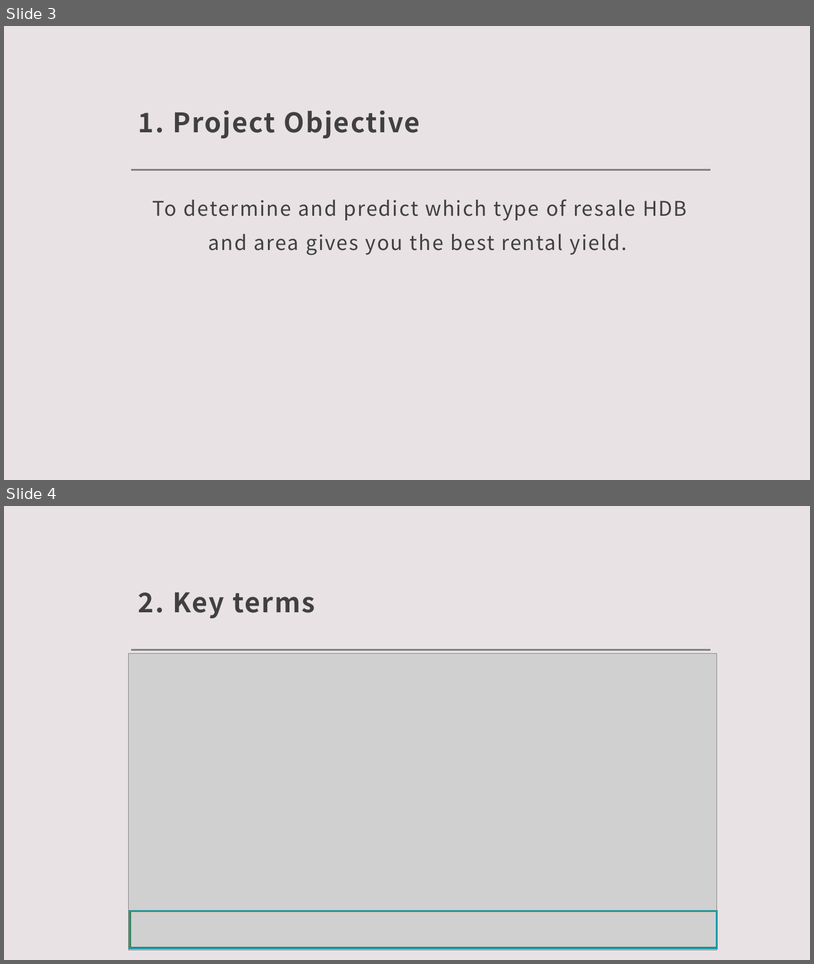
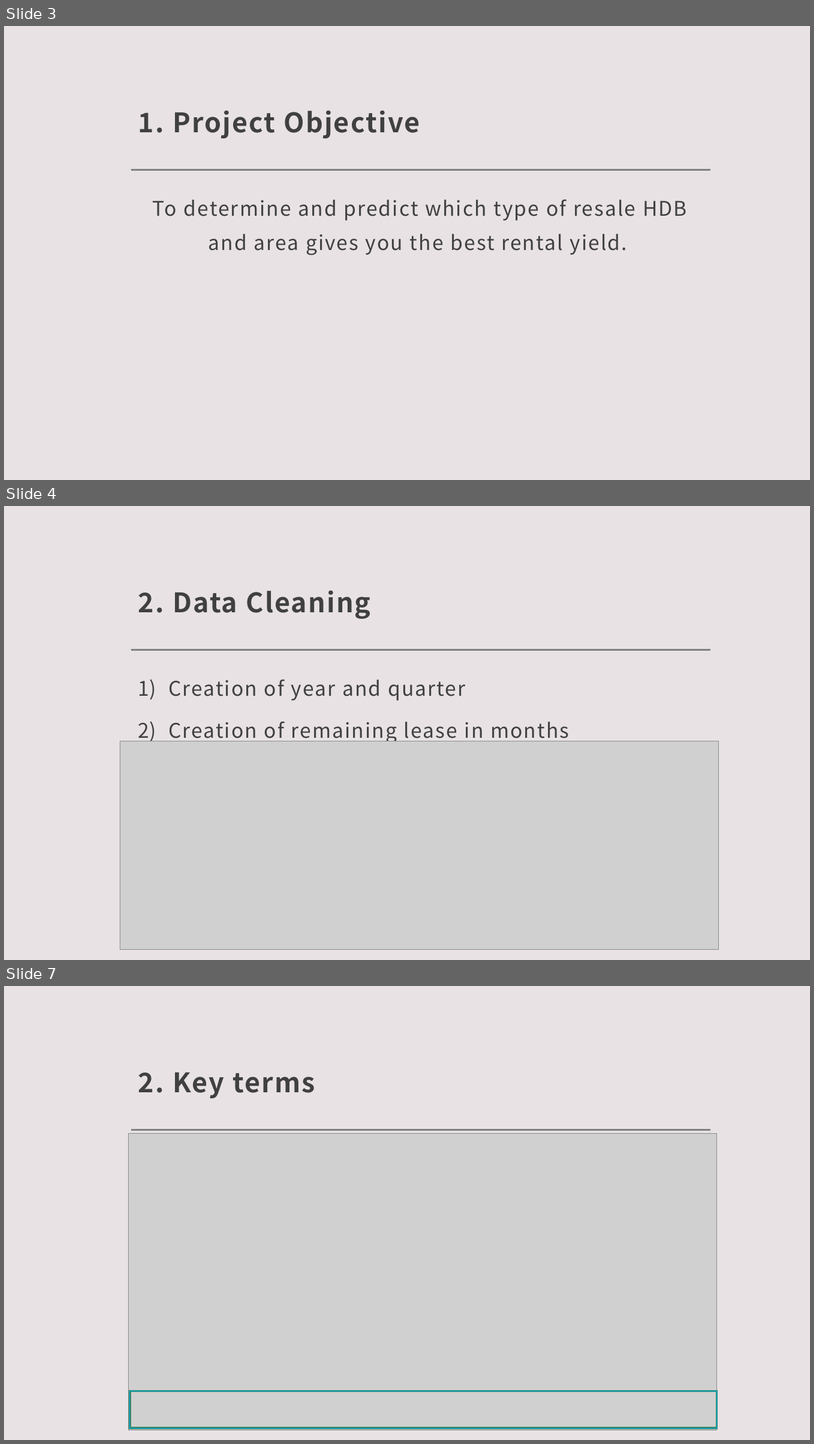
Before and after one commit to CasperPeh/HDB_Lifetime_Yield, a slide deck: Final Project presentation - Casper Peh.pptx. Shown one above the other, each under a label of ours: slides 3 and 4 before the commit, slides 3, 4 and 7 after it; the slides between them are not shown. The pictures are 814x964 and 814x1444 pixels, drawn with LibreOffice and Linux fonts; fonts in the diff are those of the drawing; grey boxes stand for pictures. Boxes give left, top, right and bottom in pixels: in the first picture for what was removed or moved away, otherwise in the second. Text is boxed around its words. In the diff, an @@ line names an element or a change of style, - is before the commit and + after.

```diff
--- a/Final Project presentation - Casper Peh.pptx
+++ b/Final Project presentation - Casper Peh.pptx
@@ slide 4 added at [4, 506, 810, 960], background #E8E2E5; not listed: 1 template element that a slide beside it also shows @@
@@ title added at [138, 590, 371, 619], 32 pt, text #404040, bold @@
+2. Data Cleaning
@@ text added at [168, 679, 569, 741], 24 pt, text #404040 @@
+1) Creation of year and quarter
+2) Creation of remaining lease in months
@@ picture added at [120, 741, 719, 949] @@
@@ what was slide 4 is now slide 7 @@
```
Also in this commit, not shown: 1 slide changed, 2 other slides added.
